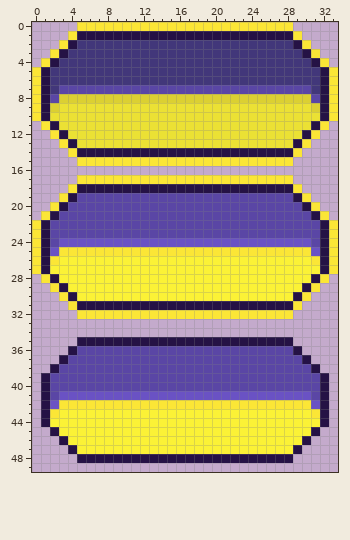
File history of a pixel-art sprite, Nihle/Assets/Sprites/Game Sprites/uibuttons.png. Above is the file before it was changed.
The file is 34x50 pixels.
The result:
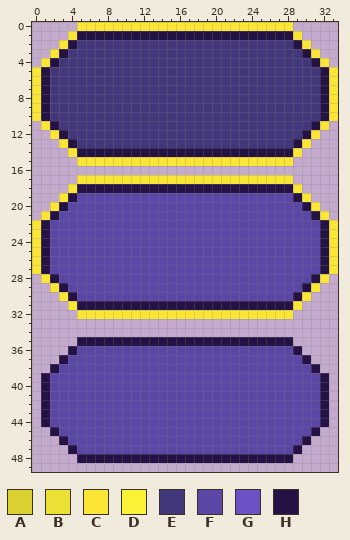
Palette (. is transparent): A #dbd032  B #ebe134  C #fbe636  D #fbf236  E #42377a  F #5a46a5  G #6a52c4  H #251245
From old to new:
Colour A becomes colour E in row 8 at x 3 to 30; in row 9 at x 2 and 31.
Colour B becomes colour E in row 9 at x 3 to 30; in row 10 at x 2 to 31; in row 11 at x 3 to 30; in row 12 at x 4 to 29; in row 13 at x 5 to 28.
Colour F becomes colour E in row 7 at x 3 to 30; in row 8 at x 2 and 31.
Colour C becomes colour F in row 25 at x 3 to 30; in row 26 at x 2 and 31; in row 42 at x 3 to 30; in row 43 at x 2 and 31.
Colour D becomes colour F in row 26 at x 3 to 30; in row 27 at x 2 to 31; in row 28 at x 3 to 30; in row 29 at x 4 to 29; in row 30 at x 5 to 28; in row 43 at x 3 to 30.
Colour D becomes colour F in row 44 at x 2 to 31; in row 45 at x 3 to 30; in row 46 at x 4 to 29; in row 47 at x 5 to 28.
Colour G becomes colour F in row 24 at x 3 to 30; in row 25 at x 2 and 31; in row 41 at x 3 to 30; in row 42 at x 2 and 31.
Pixel boxes of the changes (left, top, right, bottom) in both pictures:
changed: (50, 85, 320, 148)
changed: (50, 238, 320, 301)
changed: (50, 391, 320, 454)
